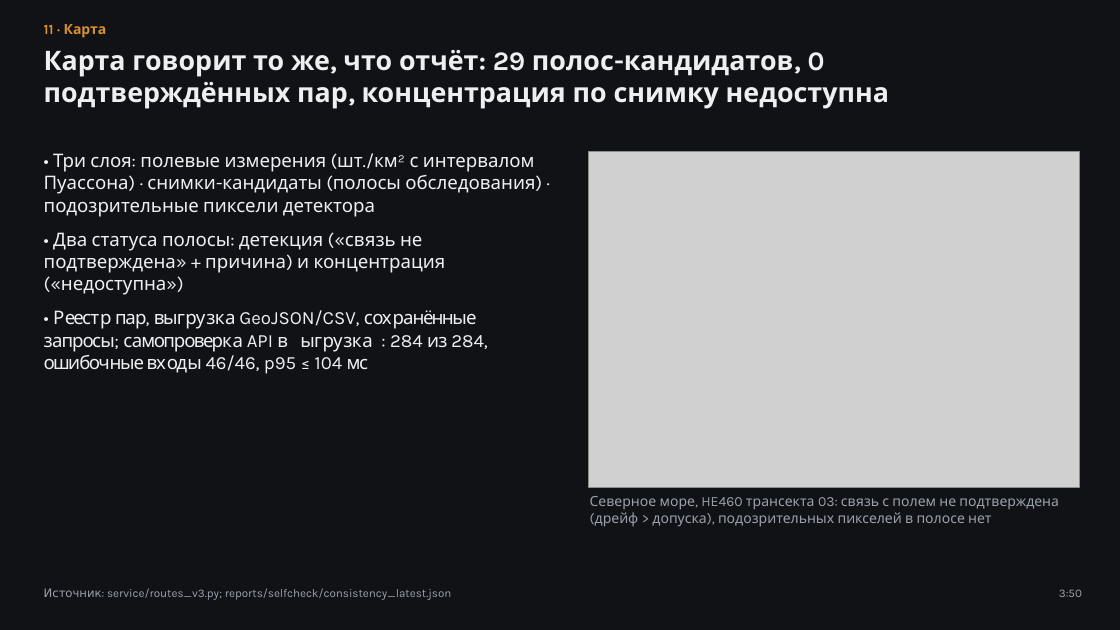
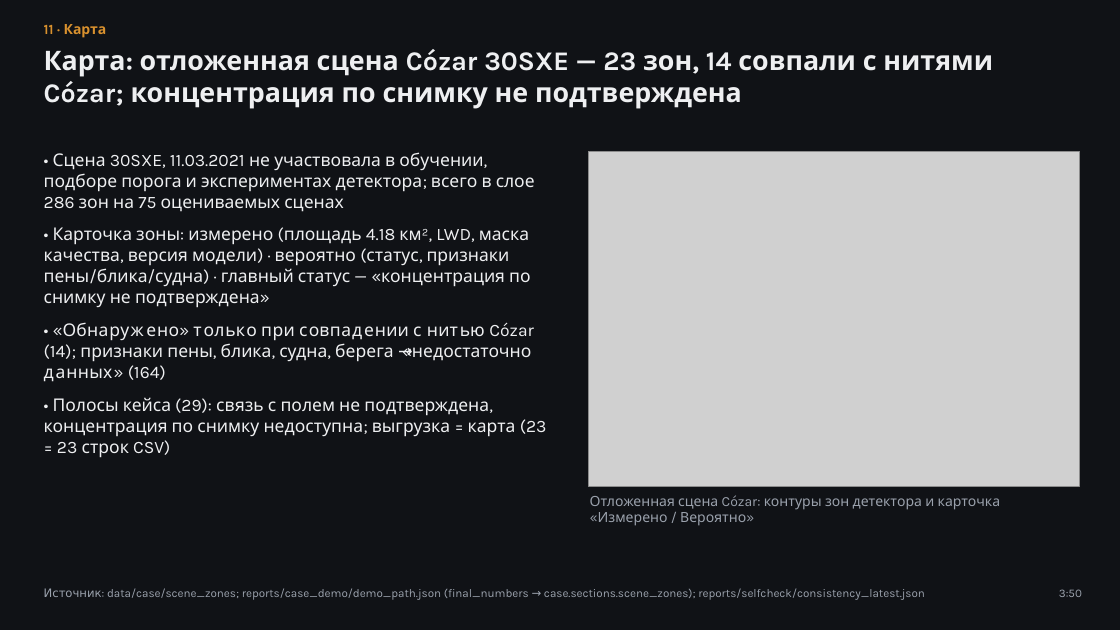
Before and after one commit to azama2t/final-cosmohack, a slide deck: slide 11 of reports/case_deck.pptx. Drawn at 1120x630 pixels with LibreOffice and Linux fonts; fonts in the diff are those of the drawing; grey boxes stand for pictures. Boxes give left, top, right and bottom in pixels: in the first picture for what was removed or moved away, otherwise in the second. Text is boxed around its words. In the diff, an @@ line names an element or a change of style, - is before the commit and + after.

Commit message:
docs(§23–§24): спутниковый сценарий шт./км² убран отовсюду — «концентрация по снимку не подтверждена»; раздел scene_zones в final_numbers, DEMO из чисел; README «Как пересчитать» для §11–§23; аналогия «пальмы/га» и отрицательный результат по ячейкам; гипотезы (HYPOTHESES_LIVE)

```diff
--- a/reports/case_deck.pptx
+++ b/reports/case_deck.pptx
@@ text at (x1=44, y1=49, x2=993, y2=109): text changed @@
-Карта говорит то же, что отчёт: 29 полос-кандидатов, 0 подтверждённых пар, концентрация по снимку недоступна
+Карта: отложенная сцена Cózar 30SXE — 23 зон, 14 совпали с нитями Cózar; концентрация по снимку не подтверждена
@@ text at (x1=44, y1=152, x2=547, y2=458): text changed; size 16 to 15 pt @@
-• Три слоя: полевые измерения (шт./км² с интервалом Пуассона) · снимки-кандидаты (полосы обследования) · подозрительные пиксели детектора
-• Два статуса полосы: детекция («связь не подтверждена» + причина) и концентрация («недоступна»)
-• Реестр пар, выгрузка GeoJSON/CSV, сохранённые запросы; самопроверка API ↔ выгрузка: 284 из 284, ошибочные входы 46/46, p95 ≤ 104 мс
+• Сцена 30SXE, 11.03.2021 не участвовала в обучении, подборе порога и экспериментах детектора; всего в слое 286 зон на 75 оцениваемых сценах
+• Карточка зоны: измерено (площадь 4.18 км², LWD, маска качества, версия модели) · вероятно (статус, признаки пены/блика/судна) · главный статус — «концентрация по снимку не подтверждена»
+• «Обнаружено» только при совпадении с нитью Cózar (14); признаки пены, блика, судна, берега → «недостаточно данных» (164)
+• Полосы кейса (29): связь с полем не подтверждена, концентрация по снимку недоступна; выгрузка = карта (23 = 23 строк CSV)
@@ text at (x1=590, y1=495, x2=1001, y2=526): text changed @@
-Северное море, HE460 трансекта 03: связь с полем не подтверждена (дрейф > допуска), подозрительных пикселей в полосе нет
+Отложенная сцена Cózar: контуры зон детектора и карточка «Измерено / Вероятно»
@@ text at (x1=44, y1=588, x2=925, y2=600): text changed @@
-Источник: service/routes_v3.py; reports/selfcheck/consistency_latest.json
+Источник: data/case/scene_zones; reports/case_demo/demo_path.json (final_numbers → case.sections.scene_zones); reports/selfcheck/consistency_latest.json
```
Also in this commit, not shown: 5 other slides changed, 39 other files.
